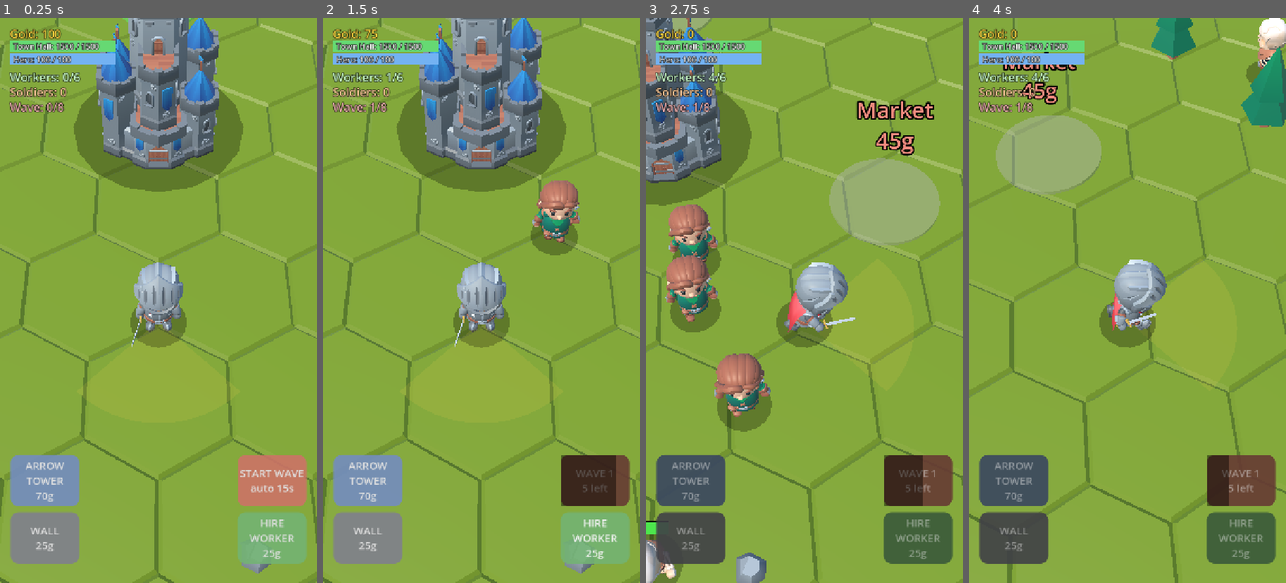
Above: before the commit, frames 1-4 (left to right).
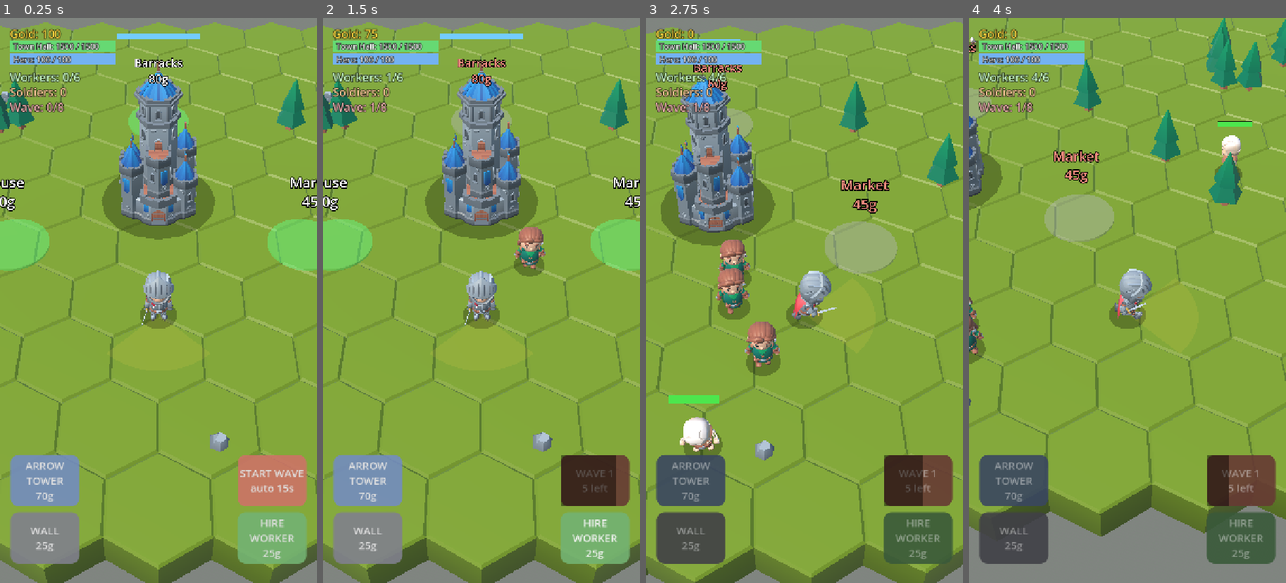
Above: after the commit, the same moments.

Repository: tembugi/town-defender
Game: Godot game, scene res://Main3D.tscn
The game is run twice, just before and just after one commit, with the same random seed, the same clock (stepped at 60 frames per second) and the same inputs.
Inputs (mouse positions are in pixels of both pictures, inside the frame that each line leads up to):
- Up to frame 1 (0.25 s): no input
- Up to frame 2 (1.5 s): click "START WAVE auto 15s" at 0.5 s; click "HIRE WORKER 25g" at 1.25 s
- Up to frame 3 (2.75 s): tap Enter at 2 s; move the mouse to (874, 272) at 2.02 s; hold D from 2.03 s (still down); tap H at 2.1 s; click (874, 272) at 2.17 s; tap Space at 2.27 s
- Up to frame 4 (4 s): release D at 2.75 s; drag from (1064, 328) to (1111, 413) at 2.77 s; move the mouse to (1159, 176) at 3.52 s; hold D from 3.53 s (still down); tap H at 3.6 s

The runs differ from the first frame. In frame 1, 30% of the frame differs, in the area x 0-100%, y 0-100%; in frame 2, 32%; in frame 3, 35%; in frame 4, 30%.

Commit message:
Camera: zoom out + ~48deg tilt for survival-defender framing
CAM_OFFSET 9.2/5.6 -> 12.5/11.0 (pitch ~59deg -> ~49deg, ~1.5x further back) so
the base and surroundings sit in frame with building front faces visible, matching
the reference look.

Co-Authored-By: Claude Sonnet 4.6 <noreply@anthropic.com>

Diff:
--- a/scripts/Game3D.gd
+++ b/scripts/Game3D.gd
@@ -11,8 +11,10 @@
 		elif event.keycode == KEY_SPACE:
 			start_wave()
 
-const CAM_OFFSET := Vector3(0, 9.2, 5.6)   # steeper, more top-down "manage from above"
-const CAM_LOOK := Vector3(0, 0.6, 0)
+# pulled back + ~48° tilt for a zoomed-out survival-defender view (front faces of
+# buildings visible, base + surroundings in frame). pitch = atan(y/z).
+const CAM_OFFSET := Vector3(0, 12.5, 11.0)
+const CAM_LOOK := Vector3(0, 0.5, 0)
 
 # pointy-top hex grid spacing (from measured tile: flat-width 2.0, 3/4 of point-height)
 const HEX_W := 2.0
